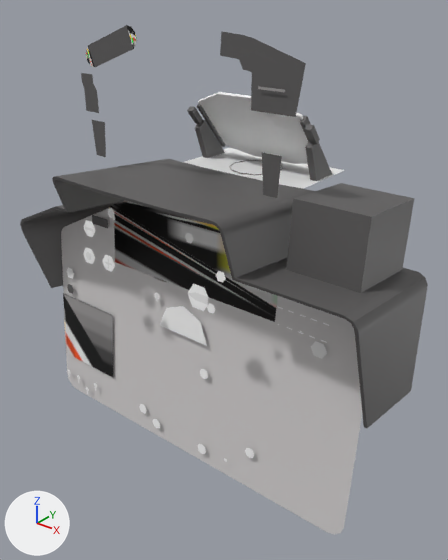
The Blender file Work In Progress/F-4/F-4_Panel_front.blend, before and after one commit.
The view is the same before and after, from a 50 mm lens placed at (3.94, -4.25, 3.96), pointed at (0.15, 0.5, 1.01). Every picture has the same lights, and +X, +Y and +Z are marked at lower left.

The first picture shows 'F-4E', 'F-4E.001'.
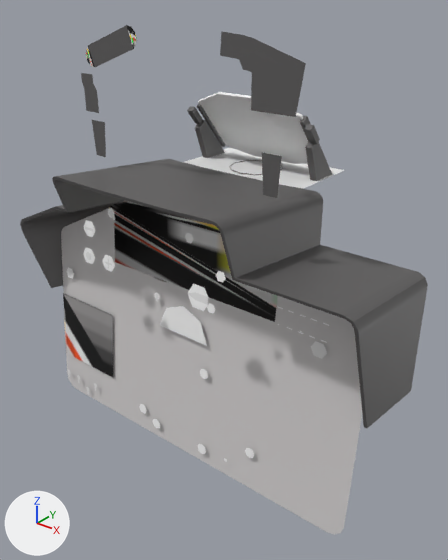
Location of each change, [x1, y1, x2, y2] in pixels of the pictures (448 x 560 px):
part 1 of me_f_4e, deleted
    before: [67, 86, 414, 395]

The change, as a diff of the scene's bpy script:
```diff
--- a/Work In Progress/F-4/F-4_Panel_front.blend.py
+++ b/Work In Progress/F-4/F-4_Panel_front.blend.py
@@ me_f_4e @@
 # used by ob_f_4e; location = (0.0, 0.0, 0.0)
-me_f_4e.from_pydata(...)  # 585 vertices, 438 faces, 1 loose edge; spans x -2.22..2.22, y -0.7..1.6, z -1.0..3.57
+me_f_4e.from_pydata(...)  # 496 vertices, 334 faces, 1 loose edge; spans x -2.22..2.22, y -0.7..1.6, z -1.0..3.57
+# me_f_4e part 1: 8 loose pieces with 83 vertices, spanning x -2.0..1.98, y -0.16..0.88, z -0.94..3.18, are deleted
 me_f_4e.materials.append(mat_f_4e_png)
```
